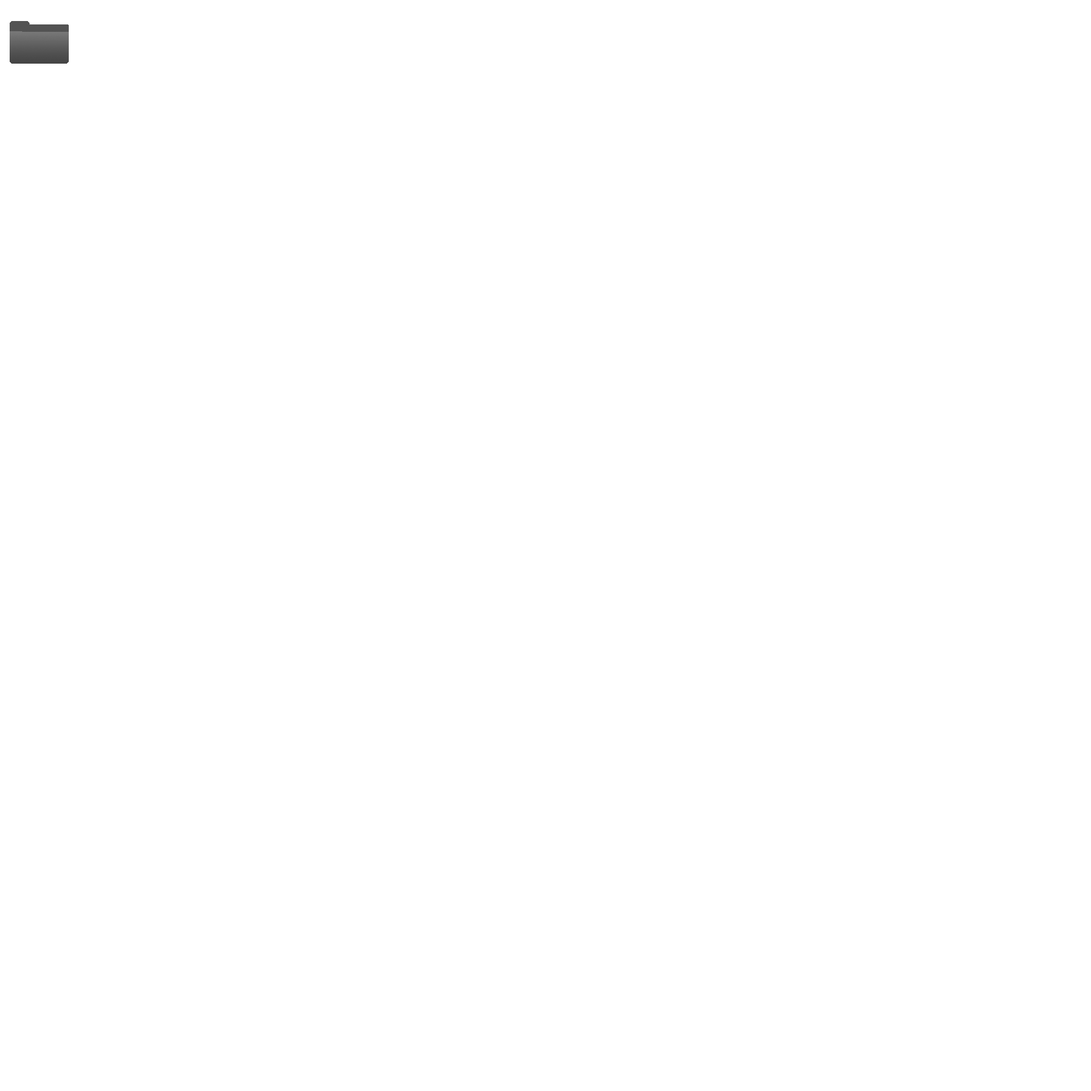
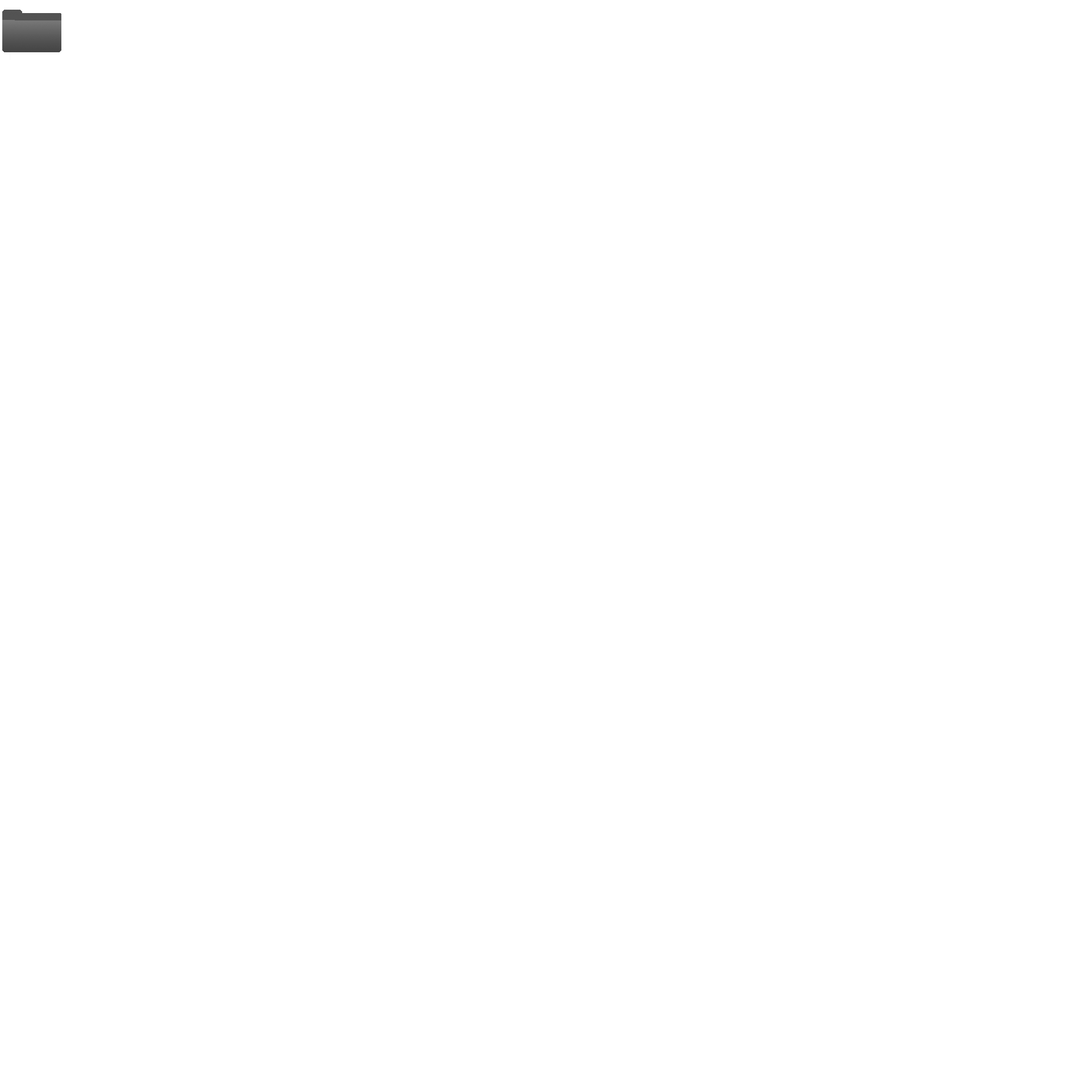
Before/after of a 1091px x 1091px layered artwork. What changed in the layer stack:
painted on "Capa 3" over [2, 9, 69, 64]
